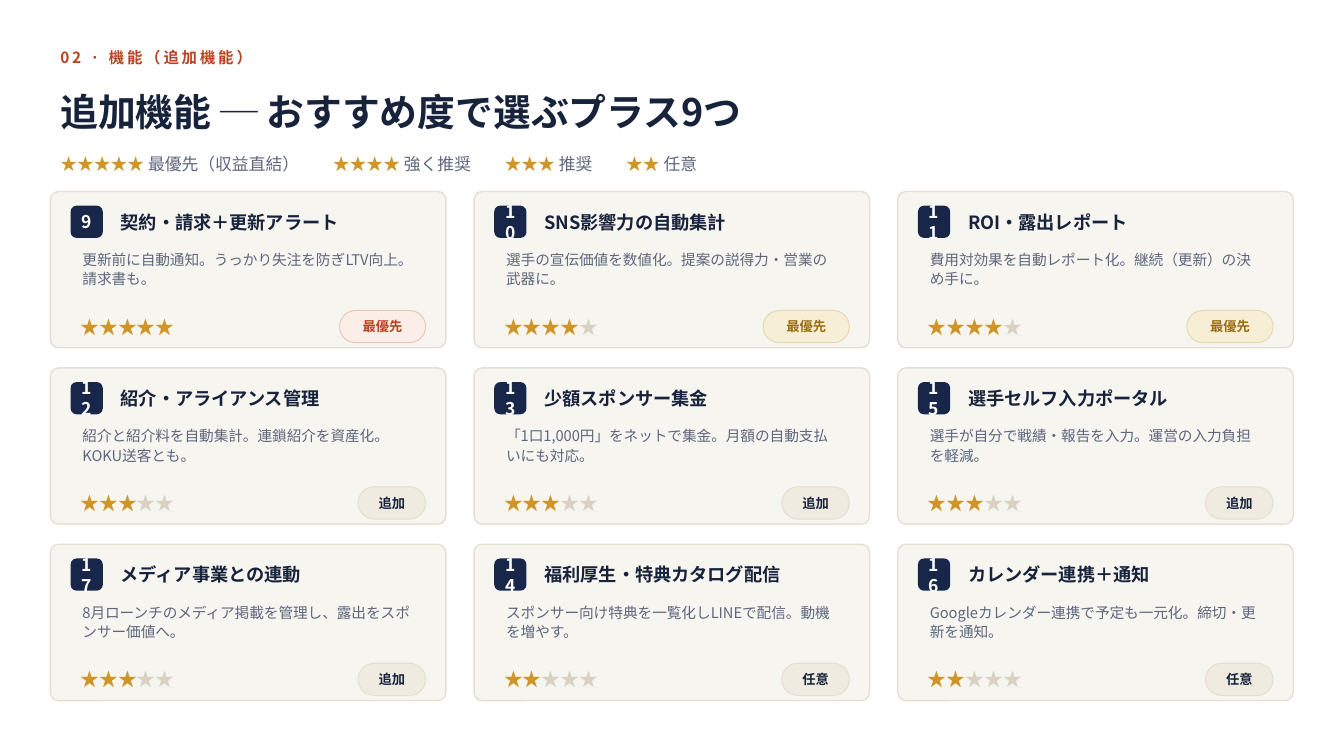
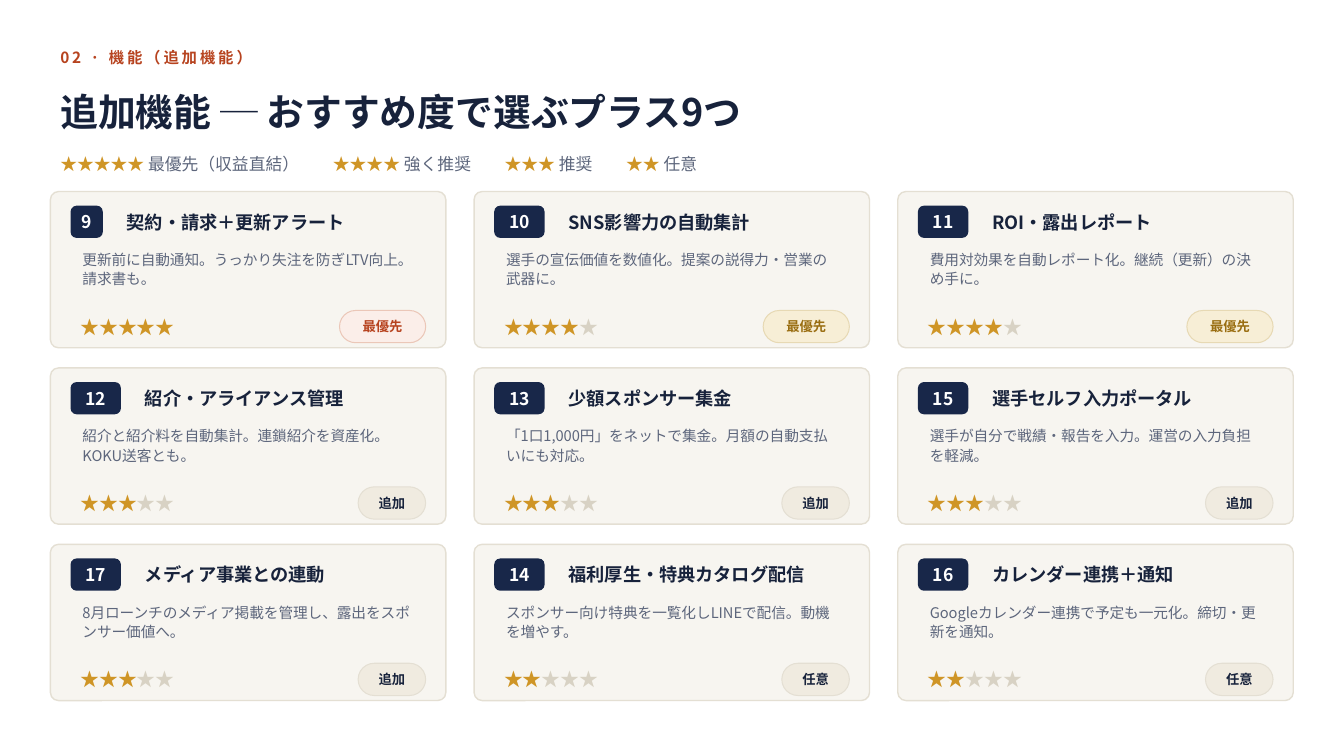
Before and after one commit to nanzetianling-beep/good, a slide deck: slide 6 of baton-pass-takt-proposal.pptx. Drawn at 1344x756 pixels with LibreOffice and Linux fonts; fonts in the diff are those of the drawing. Boxes give left, top, right and bottom in pixels: in the first picture for what was removed or moved away, otherwise in the second. Text is boxed around its words. In the diff, an @@ line names an element or a change of style, - is before the commit and + after.

```diff
--- a/baton-pass-takt-proposal.pptx
+++ b/baton-pass-takt-proposal.pptx
@@ text "契約・請求＋更新アラート": place and size @@
-text "契約・請求＋更新アラート" at [121,213,339,231]
+text "契約・請求＋更新アラート" at [127,213,345,231]
@@ text "10" rewrapped from [494,206,526,238] to [509,215,530,228] @@
@@ rounded rectangle: place and size @@
-rounded rectangle at [494,206,526,238]
+rounded rectangle at [494,206,544,238]
@@ text "SNS影響力の自動集計": place and size @@
-text "SNS影響力の自動集計" at [544,213,725,231]
+text "SNS影響力の自動集計" at [569,213,750,231]
@@ text "11" rewrapped from [919,206,951,238] to [933,215,954,228] @@
@@ rounded rectangle: place and size @@
-rounded rectangle at [919,206,951,238]
+rounded rectangle at [919,206,969,238]
@@ text "ROI・露出レポート": place and size @@
-text "ROI・露出レポート" at [968,213,1127,231]
+text "ROI・露出レポート" at [992,213,1151,231]
@@ text "12" rewrapped from [71,382,103,414] to [85,392,106,405] @@
@@ rounded rectangle: place and size @@
-rounded rectangle at [71,382,103,414]
+rounded rectangle at [71,382,121,414]
@@ text "紹介・アライアンス管理": place and size @@
-text "紹介・アライアンス管理" at [121,389,320,407]
+text "紹介・アライアンス管理" at [145,389,344,407]
@@ text "13" rewrapped from [494,382,526,414] to [509,392,530,406] @@
@@ rounded rectangle: place and size @@
-rounded rectangle at [494,382,526,414]
+rounded rectangle at [494,382,544,414]
@@ text "少額スポンサー集金": place and size @@
-text "少額スポンサー集金" at [544,389,707,407]
+text "少額スポンサー集金" at [569,389,732,407]
@@ text "15" rewrapped from [919,382,951,414] to [933,392,954,406] @@
@@ rounded rectangle: place and size @@
-rounded rectangle at [919,382,951,414]
+rounded rectangle at [919,382,969,414]
@@ text "選手セルフ入力ポータル": place and size @@
-text "選手セルフ入力ポータル" at [968,389,1168,407]
+text "選手セルフ入力ポータル" at [992,389,1192,407]
@@ text "17" rewrapped from [71,559,103,591] to [85,568,106,581] @@
@@ rounded rectangle: place and size @@
-rounded rectangle at [71,559,103,591]
+rounded rectangle at [71,559,121,591]
@@ text "メディア事業との連動": place and size @@
-text "メディア事業との連動" at [121,565,301,583]
+text "メディア事業との連動" at [145,565,325,583]
@@ text "14" rewrapped from [494,559,526,591] to [509,568,530,581] @@
@@ rounded rectangle: place and size @@
-rounded rectangle at [494,559,526,591]
+rounded rectangle at [494,559,544,591]
@@ text "福利厚生・特典カタログ配信": place and size @@
-text "福利厚生・特典カタログ配信" at [544,565,780,583]
+text "福利厚生・特典カタログ配信" at [569,565,805,583]
@@ text "16" rewrapped from [919,559,951,591] to [933,568,954,582] @@
@@ rounded rectangle: place and size @@
-rounded rectangle at [919,559,951,591]
+rounded rectangle at [919,559,969,591]
@@ text "カレンダー連携＋通知": place and size @@
-text "カレンダー連携＋通知" at [968,565,1150,583]
+text "カレンダー連携＋通知" at [992,565,1174,583]
```
Also in this commit, not shown: 1 other slide changed.
